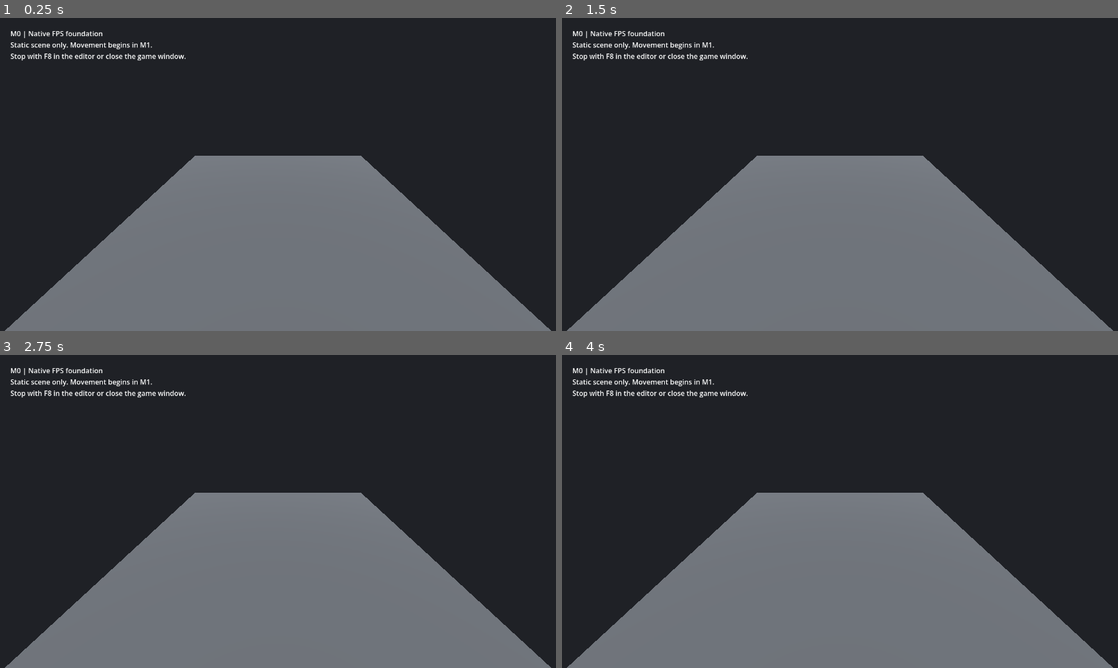
Above: before the commit, frames 1-4 (two rows, left to right).
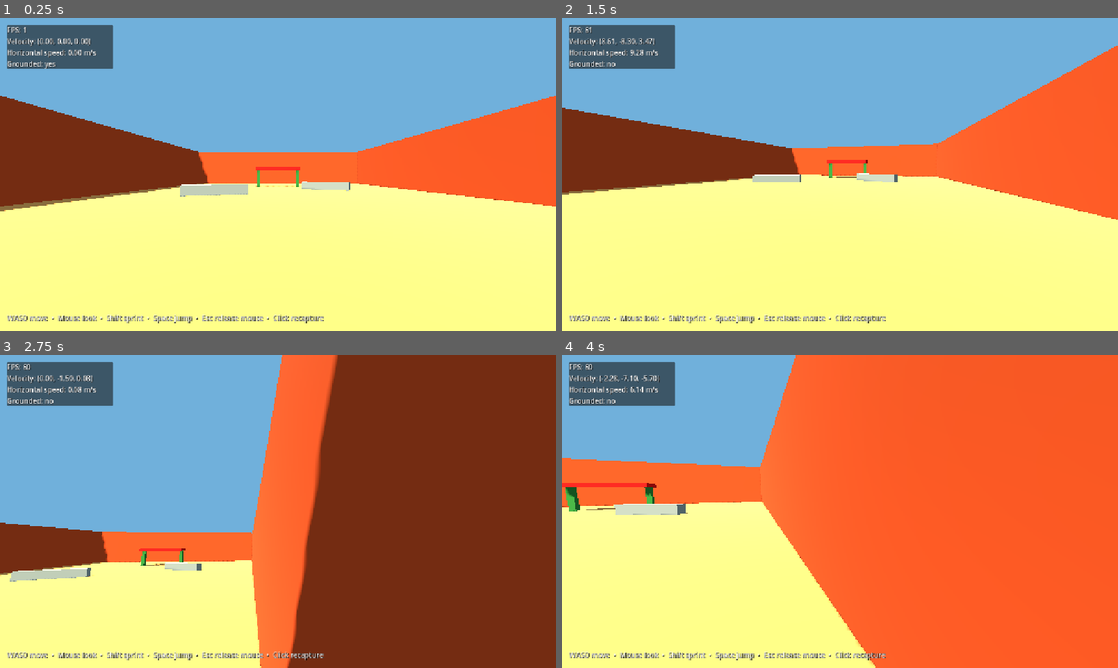
Above: after the commit, the same moments.

Repository: hjo3-cse40/apple-legends-
Game: Godot game, scene res://scenes/main/main.tscn
Two runs of this game, one before a commit and one after it. Both use one fixed random seed, a clock stepped at 60 frames per second and the inputs below.
Inputs (mouse positions are in pixels of both pictures, inside the frame that each line leads up to):
- Up to frame 1 (0.25 s): no input
- Up to frame 2 (1.5 s): tap Enter at 0.5 s; move the mouse to (962, 158) at 0.52 s; hold D (move_right, bound only after the commit) 0.53-1.28 s; hold Shift (sprint, bound only after the commit) 0.53-1.28 s; click (962, 158) at 0.67 s; tap Space (jump, bound only after the commit) at 0.77, 0.8, 1.07, 1.35 s; move the mouse to (728, 190) at 1.27 s; hold S (move_back, bound only after the commit) from 1.28 s (still down); click (728, 190) at 1.42 s
- Up to frame 3 (2.75 s): tap Space (jump, bound only after the commit) at 1.52, 1.82, 2.3 s; tap Shift (sprint, bound only after the commit) at 1.55 s; move the mouse to (333, 442) at 2.02 s; release S (move_back, bound only after the commit) at 2.03 s; hold D (move_right, bound only after the commit) from 2.03 s (still down); hold Shift (sprint, bound only after the commit) from 2.03 s (still down); click (333, 442) at 2.17 s
- Up to frame 4 (4 s): move the mouse to (812, 574) at 2.77 s; release D (move_right, bound only after the commit) at 2.78 s; release Shift (sprint, bound only after the commit) at 2.78 s; hold W (move_forward, bound only after the commit) 2.78-3.53 s; tap Shift (sprint, bound only after the commit) at 2.85 s; click (812, 574) at 2.92 s; tap Space (jump, bound only after the commit) at 3.02, 3.32, 3.6, 3.77 s; move the mouse to (1006, 558) at 3.52 s; hold A (move_left, bound only after the commit) from 3.53 s (still down); click (1006, 558) at 3.67 s

The runs differ from the first frame. In frame 1, 100% of the frame differs, in the area x 0-100%, y 0-100%; in frame 2, 100%; in frame 3, 100%; in frame 4, 100%.

Commit message:
feat: add Apple Legends first-person movement range

Diff:
--- a/project.godot
+++ b/project.godot
@@ -2,13 +2,47 @@
 config_version=5
 
 [application]
-config/name="Native FPS Prototype"
+config/name="Apple Legends"
 run/main_scene="res://scenes/main/main.tscn"
 config/features=PackedStringArray("4.7", "Mobile")
 
 [display]
 window/size/viewport_width=1280
 window/size/viewport_height=720
+window/size/window_width_override=1920
+window/size/window_height_override=1080
+window/stretch/mode="canvas_items"
+
+[input]
+
+move_forward={
+"deadzone": 0.2,
+"events": [Object(InputEventKey,"physical_keycode":87)]
+}
+move_back={
+"deadzone": 0.2,
+"events": [Object(InputEventKey,"physical_keycode":83)]
+}
+move_left={
+"deadzone": 0.2,
+"events": [Object(InputEventKey,"physical_keycode":65)]
+}
+move_right={
+"deadzone": 0.2,
+"events": [Object(InputEventKey,"physical_keycode":68)]
+}
+jump={
+"deadzone": 0.2,
+"events": [Object(InputEventKey,"physical_keycode":32)]
+}
+sprint={
+"deadzone": 0.2,
+"events": [Object(InputEventKey,"physical_keycode":4194325)]
+}
+
+[physics]
+
+common/physics_ticks_per_second=60
 
 [rendering]
 renderer/rendering_method="mobile"
--- /dev/null
+++ b/scenes/levels/movement_lab.tscn
@@ -0,0 +1,181 @@
+[gd_scene load_steps=21 format=3]
+
+[ext_resource type="PackedScene" path="res://scenes/player/player.tscn" id="1_player"]
+[ext_resource type="PackedScene" path="res://scenes/ui/debug_hud.tscn" id="2_hud"]
+
+[sub_resource type="Environment" id="Environment_range"]
+background_mode = 1
+background_color = Color(0.44, 0.69, 0.86, 1)
+ambient_light_source = 2
+ambient_light_color = Color(0.71, 0.78, 0.82, 1)
+ambient_light_energy = 0.65
+tonemap_mode = 2
+
+[sub_resource type="StandardMaterial3D" id="Material_sand"]
+albedo_color = Color(0.72, 0.53, 0.31, 1)
+roughness = 0.95
+
+[sub_resource type="StandardMaterial3D" id="Material_canyon"]
+albedo_color = Color(0.62, 0.25, 0.12, 1)
+roughness = 1.0
+
+[sub_resource type="StandardMaterial3D" id="Material_concrete"]
+albedo_color = Color(0.45, 0.49, 0.48, 1)
+roughness = 0.85
+
+[sub_resource type="StandardMaterial3D" id="Material_apple_red"]
+albedo_color = Color(0.72, 0.08, 0.08, 1)
+roughness = 0.7
+
+[sub_resource type="StandardMaterial3D" id="Material_leaf_green"]
+albedo_color = Color(0.16, 0.42, 0.19, 1)
+roughness = 0.8
+
+[sub_resource type="BoxMesh" id="Mesh_ground"]
+material = SubResource("Material_sand")
+size = Vector3(28, 0.4, 40)
+
+[sub_resource type="BoxShape3D" id="Shape_ground"]
+size = Vector3(28, 0.4, 40)
+
+[sub_resource type="BoxMesh" id="Mesh_side_wall"]
+material = SubResource("Material_canyon")
+size = Vector3(1, 6, 40)
+
+[sub_resource type="BoxShape3D" id="Shape_side_wall"]
+size = Vector3(1, 6, 40)
+
+[sub_resource type="BoxMesh" id="Mesh_end_wall"]
+material = SubResource("Material_canyon")
+size = Vector3(30, 6, 1)
+
+[sub_resource type="BoxShape3D" id="Shape_end_wall"]
+size = Vector3(30, 6, 1)
+
+[sub_resource type="BoxMesh" id="Mesh_barrier"]
+material = SubResource("Material_concrete")
+size = Vector3(5, 1.2, 0.8)
+
+[sub_resource type="BoxShape3D" id="Shape_barrier"]
+size = Vector3(5, 1.2, 0.8)
+
+[sub_resource type="BoxMesh" id="Mesh_beam"]
+material = SubResource("Material_apple_red")
+size = Vector3(6, 0.45, 2)
+
+[sub_resource type="BoxShape3D" id="Shape_beam"]
+size = Vector3(6, 0.45, 2)
+
+[sub_resource type="BoxMesh" id="Mesh_post"]
+material = SubResource("Material_leaf_green")
+size = Vector3(0.45, 2.8, 0.45)
+
+[sub_resource type="BoxShape3D" id="Shape_post"]
+size = Vector3(0.45, 2.8, 0.45)
+
+[node name="MovementLab" type="Node3D"]
+
+[node name="WorldEnvironment" type="WorldEnvironment" parent="."]
+environment = SubResource("Environment_range")
+
+[node name="Sun" type="DirectionalLight3D" parent="."]
+rotation_degrees = Vector3(-55, -28, 0)
+light_color = Color(1, 0.88, 0.72, 1)
+light_energy = 1.25
+shadow_enabled = true
+
+[node name="Ground" type="StaticBody3D" parent="."]
+
+[node name="Mesh" type="MeshInstance3D" parent="Ground"]
+mesh = SubResource("Mesh_ground")
+
+[node name="Collision" type="CollisionShape3D" parent="Ground"]
+shape = SubResource("Shape_ground")
+
+[node name="LeftCanyon" type="StaticBody3D" parent="."]
+position = Vector3(-14.5, 2.8, 0)
+
+[node name="Mesh" type="MeshInstance3D" parent="LeftCanyon"]
+mesh = SubResource("Mesh_side_wall")
+
+[node name="Collision" type="CollisionShape3D" parent="LeftCanyon"]
+shape = SubResource("Shape_side_wall")
+
+[node name="RightCanyon" type="StaticBody3D" parent="."]
+position = Vector3(14.5, 2.8, 0)
+
+[node name="Mesh" type="MeshInstance3D" parent="RightCanyon"]
+mesh = SubResource("Mesh_side_wall")
+
+[node name="Collision" type="CollisionShape3D" parent="RightCanyon"]
+shape = SubResource("Shape_side_wall")
+
+[node name="FarCanyon" type="StaticBody3D" parent="."]
+position = Vector3(0, 2.8, -20.5)
+
+[node name="Mesh" type="MeshInstance3D" parent="FarCanyon"]
+mesh = SubResource("Mesh_end_wall")
+
+[node name="Collision" type="CollisionShape3D" parent="FarCanyon"]
+shape = SubResource("Shape_end_wall")
+
+[node name="NearCanyon" type="StaticBody3D" parent="."]
+position = Vector3(0, 2.8, 20.5)
+
+[node name="Mesh" type="MeshInstance3D" parent="NearCanyon"]
+mesh = SubResource("Mesh_end_wall")
+
+[node name="Collision" type="CollisionShape3D" parent="NearCanyon"]
+shape = SubResource("Shape_end_wall")
+
+[node name="BarrierLeft" type="StaticBody3D" parent="."]
+position = Vector3(-5, 0.4, -2)
+rotation_degrees = Vector3(0, 18, 0)
+
+[node name="Mesh" type="MeshInstance3D" parent="BarrierLeft"]
+mesh = SubResource("Mesh_barrier")
+
+[node name="Collision" type="CollisionShape3D" parent="BarrierLeft"]
+shape = SubResource("Shape_barrier")
+
+[node name="BarrierRight" type="StaticBody3D" parent="."]
+position = Vector3(5, 0.4, -7)
+rotation_degrees = Vector3(0, -24, 0)
+
+[node name="Mesh" type="MeshInstance3D" parent="BarrierRight"]
+mesh = SubResource("Mesh_barrier")
+
+[node name="Collision" type="CollisionShape3D" parent="BarrierRight"]
+shape = SubResource("Shape_barrier")
+
+[node name="LowCeilingBeam" type="StaticBody3D" parent="."]
+position = Vector3(0, 2.65, -13)
+
+[node name="Mesh" type="MeshInstance3D" parent="LowCeilingBeam"]
+mesh = SubResource("Mesh_beam")
+
+[node name="Collision" type="CollisionShape3D" parent="LowCeilingBeam"]
+shape = SubResource("Shape_beam")
+
+[node name="LeftPost" type="StaticBody3D" parent="LowCeilingBeam"]
+position = Vector3(-2.75, -1.4, 0)
+
+[node name="Mesh" type="MeshInstance3D" parent="LowCeilingBeam/LeftPost"]
+mesh = SubResource("Mesh_post")
+
+[node name="Collision" type="CollisionShape3D" parent="LowCeilingBeam/LeftPost"]
+shape = SubResource("Shape_post")
+
+[node name="RightPost" type="StaticBody3D" parent="LowCeilingBeam"]
+position = Vector3(2.75, -1.4, 0)
+
+[node name="Mesh" type="MeshInstance3D" parent="LowCeilingBeam/RightPost"]
+mesh = SubResource("Mesh_post")
+
+[node name="Collision" type="CollisionShape3D" parent="LowCeilingBeam/RightPost"]
+shape = SubResource("Shape_post")
+
+[node name="Player" parent="." instance=ExtResource("1_player")]
+position = Vector3(0, 0.4, 13)
+
+[node name="DebugHUD" parent="." instance=ExtResource("2_hud")]
--- a/scenes/main/main.tscn
+++ b/scenes/main/main.tscn
@@ -1,32 +1,7 @@
-[gd_scene load_steps=3 format=3]
+[gd_scene load_steps=2 format=3]
 
-[sub_resource type="StandardMaterial3D" id="Material_floor"]
-albedo_color = Color(0.45, 0.47, 0.5, 1)
-roughness = 1.0
-
-[sub_resource type="BoxMesh" id="Mesh_floor"]
-material = SubResource("Material_floor")
-size = Vector3(12, 0.2, 12)
+[ext_resource type="PackedScene" path="res://scenes/levels/movement_lab.tscn" id="1_lab"]
 
 [node name="Main" type="Node3D"]
 
-[node name="FloorPreview" type="MeshInstance3D" parent="."]
-position = Vector3(0, -0.1, 0)
-mesh = SubResource("Mesh_floor")
-
-[node name="Sun" type="DirectionalLight3D" parent="."]
-rotation_degrees = Vector3(-60, -30, 0)
-
-[node name="PreviewCamera" type="Camera3D" parent="."]
-position = Vector3(0, 5, 8)
-rotation_degrees = Vector3(-25, 0, 0)
-current = true
-
-[node name="Overlay" type="CanvasLayer" parent="."]
-
-[node name="Status" type="Label" parent="Overlay"]
-offset_left = 24.0
-offset_top = 24.0
-offset_right = 680.0
-offset_bottom = 100.0
-text = "M0 | Native FPS foundation\nStatic scene only. Movement begins in M1.\nStop with F8 in the editor or close the game window."
+[node name="MovementLab" parent="." instance=ExtResource("1_lab")]
--- /dev/null
+++ b/scenes/player/player.gd
@@ -0,0 +1,122 @@
+class_name FirstPersonPlayer
+extends CharacterBody3D
+
+@export_category("Movement")
+@export_range(1.0, 20.0, 0.1) var walk_speed: float = 7.0
+@export_range(1.0, 25.0, 0.1) var sprint_speed: float = 10.0
+@export_range(1.0, 100.0, 0.5) var ground_acceleration: float = 32.0
+@export_range(1.0, 100.0, 0.5) var ground_deceleration: float = 40.0
+@export_range(0.1, 30.0, 0.1) var air_acceleration: float = 5.0
+@export_range(1.0, 50.0, 0.1) var gravity: float = 24.0
+@export_range(1.0, 20.0, 0.1) var jump_velocity: float = 8.5
+
+@export_category("Look")
+@export_range(0.0001, 0.01, 0.0001) var mouse_sensitivity: float = 0.0018
+@export_range(-89.0, -1.0, 1.0) var minimum_pitch_degrees: float = -89.0
+@export_range(1.0, 89.0, 1.0) var maximum_pitch_degrees: float = 89.0
+@export_range(50.0, 110.0, 1.0) var field_of_view: float = 80.0
+
+@onready var camera_pivot: Node3D = %CameraPivot
+@onready var camera: Camera3D = %Camera
+
+var _movement_input: Vector2 = Vector2.ZERO
+var _jump_requested: bool = false
+
+
+func _ready() -> void:
+	camera.fov = field_of_view
+	Input.use_accumulated_input = false
+	_capture_mouse()
+
+
+func _unhandled_input(event: InputEvent) -> void:
+	if event.is_action_pressed(&"ui_cancel"):
+		_release_mouse()
+		get_viewport().set_input_as_handled()
+		return
+
+	if event is InputEventMouseButton:
+		var mouse_button := event as InputEventMouseButton
+		if mouse_button.button_index == MOUSE_BUTTON_LEFT and mouse_button.pressed:
+			if Input.mouse_mode != Input.MOUSE_MODE_CAPTURED:
+				_capture_mouse()
+				get_viewport().set_input_as_handled()
+			return
+
+	if event is InputEventMouseMotion and Input.mouse_mode == Input.MOUSE_MODE_CAPTURED:
+		var mouse_motion := event as InputEventMouseMotion
+		_apply_look_delta(mouse_motion.screen_relative)
+
+
+func _physics_process(delta: float) -> void:
+	_sample_movement_input()
+	_simulate_movement(delta)
+
+
+func _notification(what: int) -> void:
+	if what == NOTIFICATION_APPLICATION_FOCUS_OUT:
+		_release_mouse()
+
+
+func _sample_movement_input() -> void:
+	if Input.mouse_mode != Input.MOUSE_MODE_CAPTURED:
+		_movement_input = Vector2.ZERO
+		_jump_requested = false
+		return
+
+	_movement_input = Input.get_vector(&"move_left", &"move_right", &"move_forward", &"move_back")
+	_jump_requested = Input.is_action_just_pressed(&"jump")
+
+
+func _simulate_movement(delta: float) -> void:
+	var wish_direction := _world_direction_from_input(_movement_input)
+	var target_speed := sprint_speed if Input.is_action_pressed(&"sprint") else walk_speed
+	var target_velocity := wish_direction * target_speed
+	var horizontal_velocity := Vector3(velocity.x, 0.0, velocity.z)
+
+	if is_on_floor():
+		var rate := ground_acceleration if not wish_direction.is_zero_approx() else ground_deceleration
+		horizontal_velocity = horizontal_velocity.move_toward(target_velocity, rate * delta)
+		if _jump_requested:
+			velocity.y = jump_velocity
+		else:
+			velocity.y = -0.5
+	else:
+		if not wish_direction.is_zero_approx():
+			horizontal_velocity = horizontal_velocity.move_toward(target_velocity, air_acceleration * delta)
+		velocity.y -= gravity * delta
+
+	velocity.x = horizontal_velocity.x
+	velocity.z = horizontal_velocity.z
+	move_and_slide()
+
+
+func _world_direction_from_input(input_vector: Vector2) -> Vector3:
+	var direction := transform.basis * Vector3(input_vector.x, 0.0, input_vector.y)
+	direction.y = 0.0
+	return direction.normalized()
+
+
+func _apply_look_delta(screen_delta: Vector2) -> void:
+	rotate_y(-screen_delta.x * mouse_sensitivity)
+	camera_pivot.rotation.x = clampf(
+		camera_pivot.rotation.x - screen_delta.y * mouse_sensitivity,
+		deg_to_rad(minimum_pitch_degrees),
+		deg_to_rad(maximum_pitch_degrees)
+	)
+
+
+func _capture_mouse() -> void:
+	Input.mouse_mode = Input.MOUSE_MODE_CAPTURED
+
+
+func _release_mouse() -> void:
+	Input.mouse_mode = Input.MOUSE_MODE_VISIBLE
+	Input.action_release(&"move_forward")
+	Input.action_release(&"move_back")
+	Input.action_release(&"move_left")
+	Input.action_release(&"move_right")
+	Input.action_release(&"jump")
+	Input.action_release(&"sprint")
+	_movement_input = Vector2.ZERO
+	_jump_requested = false
--- /dev/null
+++ b/scenes/player/player.tscn
@@ -0,0 +1,25 @@
+[gd_scene load_steps=3 format=3]
+
+[ext_resource type="Script" path="res://scenes/player/player.gd" id="1_player"]
+
+[sub_resource type="CapsuleShape3D" id="Capsule_player"]
+radius = 0.35
+height = 1.8
+
+[node name="Player" type="CharacterBody3D" groups=["player"]]
+script = ExtResource("1_player")
+floor_max_angle = 0.785398
+floor_snap_length = 0.25
+
+[node name="CollisionShape3D" type="CollisionShape3D" parent="."]
+position = Vector3(0, 0.9, 0)
+shape = SubResource("Capsule_player")
+
+[node name="CameraPivot" type="Node3D" parent="."]
+unique_name_in_owner = true
+position = Vector3(0, 1.62, 0)
+
+[node name="Camera" type="Camera3D" parent="CameraPivot"]
+unique_name_in_owner = true
+current = true
+near = 0.05
--- /dev/null
+++ b/scenes/ui/debug_hud.gd
@@ -0,0 +1,26 @@
+class_name DebugHUD
+extends CanvasLayer
+
+@onready var readout: Label = %Readout
+
+var _player: CharacterBody3D
+
+
+func _ready() -> void:
+	_player = get_tree().get_first_node_in_group(&"player") as CharacterBody3D
+
+
+func _process(_delta: float) -> void:
+	if not is_instance_valid(_player):
+		readout.text = "Waiting for player..."
+		return
+
+	var horizontal_speed := Vector2(_player.velocity.x, _player.velocity.z).length()
+	readout.text = "FPS: %d\nVelocity: (%.2f, %.2f, %.2f)\nHorizontal speed: %.2f m/s\nGrounded: %s" % [
+		Engine.get_frames_per_second(),
+		_player.velocity.x,
+		_player.velocity.y,
+		_player.velocity.z,
+		horizontal_speed,
+		"yes" if _player.is_on_floor() else "no"
+	]
--- /dev/null
+++ b/scenes/ui/debug_hud.tscn
@@ -0,0 +1,66 @@
+[gd_scene load_steps=2 format=3]
+
+[ext_resource type="Script" path="res://scenes/ui/debug_hud.gd" id="1_hud"]
+
+[node name="DebugHUD" type="CanvasLayer"]
+script = ExtResource("1_hud")
+
+[node name="ReadoutPanel" type="PanelContainer" parent="."]
+offset_left = 16.0
+offset_top = 16.0
+offset_right = 260.0
+offset_bottom = 118.0
+mouse_filter = 2
+
+[node name="Readout" type="Label" parent="ReadoutPanel"]
+unique_name_in_owner = true
+text = "Loading player state..."
+theme_override_colors/font_shadow_color = Color(0, 0, 0, 0.7)
+theme_override_constants/shadow_offset_x = 1
+theme_override_constants/shadow_offset_y = 1
+theme_override_font_sizes/font_size = 16
+
+[node name="Crosshair" type="Control" parent="."]
+layout_mode = 3
+anchors_preset = 8
+anchor_left = 0.5
+anchor_top = 0.5
+anchor_right = 0.5
+anchor_bottom = 0.5
+grow_horizontal = 2
+grow_vertical = 2
+mouse_filter = 2
+
+[node name="Horizontal" type="ColorRect" parent="Crosshair"]
+offset_left = -8.0
+offset_top = -1.0
+offset_right = 8.0
+offset_bottom = 1.0
+color = Color(1, 1, 1, 0.9)
+mouse_filter = 2
+
+[node name="Vertical" type="ColorRect" parent="Crosshair"]
+offset_left = -1.0
+offset_top = -8.0
+offset_right = 1.0
+offset_bottom = 8.0
+color = Color(1, 1, 1, 0.9)
+mouse_filter = 2
+
+[node name="Help" type="Label" parent="."]
+anchors_preset = 12
+anchor_top = 1.0
+anchor_right = 1.0
+anchor_bottom = 1.0
+offset_left = 16.0
+offset_top = -42.0
+offset_right = -16.0
+offset_bottom = -14.0
+grow_horizontal = 2
+grow_vertical = 0
+text = "WASD move  •  Mouse look  •  Shift sprint  •  Space jump  •  Esc release mouse  •  Click recapture"
+theme_override_colors/font_shadow_color = Color(0, 0, 0, 0.8)
+theme_override_constants/shadow_offset_x = 1
+theme_override_constants/shadow_offset_y = 1
+theme_override_font_sizes/font_size = 16
+mouse_filter = 2
--- /dev/null
+++ b/tests/player_movement_smoke.gd
@@ -0,0 +1,103 @@
+extends SceneTree
+
+const START := Vector3(0.0, 0.4, 13.0)
+
+var _failures: Array[String] = []
+
+
+func _init() -> void:
+	call_deferred(&"_run")
+
+
+func _run() -> void:
+	var main_scene := load("res://scenes/main/main.tscn") as PackedScene
+	var main := main_scene.instantiate()
+	root.add_child(main)
+	await process_frame
+
+	var player := main.get_node("MovementLab/Player") as FirstPersonPlayer
+	for _step in 12:
+		await physics_frame
+	_check(player.is_on_floor(), "player should settle on the collision floor")
+	player.set_physics_process(false)
+
+	var cardinal_distance := await _measure_travel(player, [&"move_forward"])
+	var diagonal_distance := await _measure_travel(player, [&"move_forward", &"move_right"])
+	_check(cardinal_distance > 5.0, "forward input should move the player")
+	_check(absf(cardinal_distance - diagonal_distance) / cardinal_distance < 0.02, "diagonal travel should be normalized")
+
+	_reset_player(player)
+	for _step in 3:
+		await physics_frame
+	player._jump_requested = true
+	player._simulate_movement(1.0 / 60.0)
+	await physics_frame
+	player._jump_requested = false
+	var highest_y := player.position.y
+	for _step in 100:
+		player._simulate_movement(1.0 / 60.0)
+		await physics_frame
+		highest_y = maxf(highest_y, player.position.y)
+	_check(highest_y > 1.2, "jump should lift the player")
+	_check(player.is_on_floor(), "player should land after jumping")
+
+	player.position = Vector3(12.0, 0.2, 0.0)
+	player.velocity = Vector3.ZERO
+	player._movement_input = Vector2.RIGHT
+	for _step in 120:
+		player._simulate_movement(1.0 / 60.0)
+		await physics_frame
+	_check(player.position.x < 13.8, "canyon boundary should stop horizontal movement")
+
+	player.rotation = Vector3.ZERO
+	player.camera_pivot.rotation = Vector3.ZERO
+	player._apply_look_delta(Vector2(100.0, -100.0))
+	_check(player.rotation.y < -0.1, "horizontal mouse input should yaw the player")
+	_check(player.camera_pivot.rotation.x > 0.1, "vertical mouse input should pitch the camera")
+	player._apply_look_delta(Vector2(0.0, -100000.0))
+	_check(player.camera_pivot.rotation.x <= deg_to_rad(player.maximum_pitch_degrees) + 0.0001, "camera pitch should remain clamped")
+
+	if _failures.is_empty():
+		print("PASS: movement, normalization, jump/landing, floor/wall collision, and clamped look")
+		quit(0)
+	else:
+		for failure in _failures:
+			push_error("FAIL: " + failure)
+		quit(1)
+
+
+func _measure_travel(player: FirstPersonPlayer, actions: Array[StringName]) -> float:
+	_reset_player(player)
+	for _step in 3:
+		player._movement_input = Vector2.ZERO
+		player._simulate_movement(1.0 / 60.0)
+		await physics_frame
+	var start_position := Vector2(player.position.x, player.position.z)
+	for action in actions:
+		Input.action_press(action)
+	for _step in 90:
+		player._movement_input = Input.get_vector(&"move_left", &"move_right", &"move_forward", &"move_back")
+		player._simulate_movement(1.0 / 60.0)
+		await physics_frame
+	for action in actions:
+		Input.action_release(action)
+	var end_position := Vector2(player.position.x, player.position.z)
+	return start_position.distance_to(end_position)
+
+
+func _reset_player(player: FirstPersonPlayer) -> void:
+	Input.action_release(&"move_forward")
+	Input.action_release(&"move_back")
+	Input.action_release(&"move_left")
+	Input.action_release(&"move_right")
+	Input.action_release(&"jump")
+	Input.action_release(&"sprint")
+	player.position = START
+	player.velocity = Vector3.ZERO
+	player._movement_input = Vector2.ZERO
+	player._jump_requested = false
+
+
+func _check(condition: bool, message: String) -> void:
+	if not condition:
+		_failures.append(message)
Not shown, added: scenes/player/player.gd.uid
Not shown, added: scenes/ui/debug_hud.gd.uid
Not shown, added: tests/player_movement_smoke.gd.uid
Not shown, changed: AGENTS.md
Not shown, changed: docs/architecture.md
Not shown, changed: docs/milestones.md
